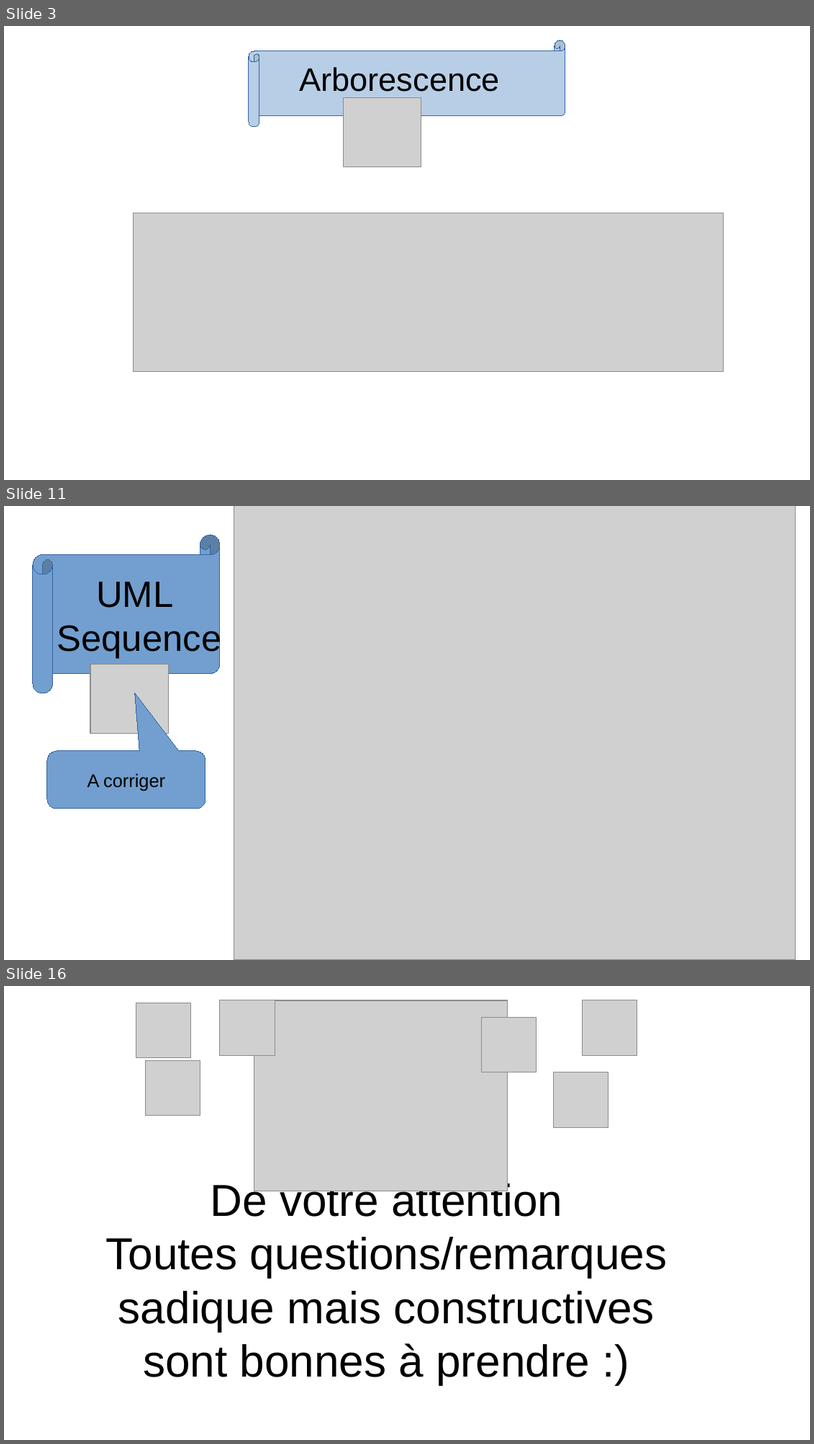
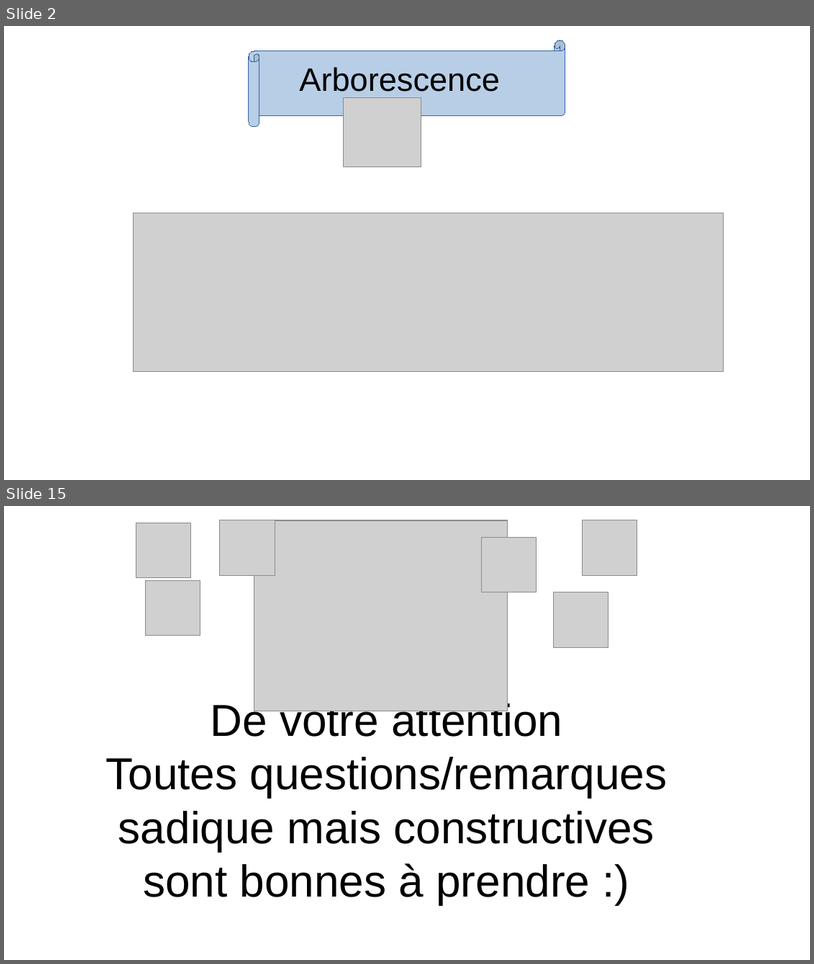
Before and after one commit to theo2b90/git-rea, a slide deck: ORAL.odp. Shown one above the other, each under a label of ours: slides 3, 11 and 16 before the commit, slides 2 and 15 after it; the slides between them are not shown. The pictures are 814x1444 and 814x964 pixels, drawn with LibreOffice and Linux fonts; fonts in the diff are those of the drawing; grey boxes stand for pictures. Boxes give left, top, right and bottom in pixels: in the first picture for what was removed or moved away, otherwise in the second. Text is boxed around its words. In the diff, an @@ line names an element or a change of style, - is before the commit and + after.

```diff
--- a/ORAL.odp
+++ b/ORAL.odp
@@ slide 11 removed at (4, 506, 810, 960), background #FFFFFF @@
@@ picture removed at (234, 506, 797, 960) @@
@@ horizontal scroll removed at (33, 535, 220, 693) @@
@@ title removed at (57, 582, 222, 658) @@
-UML
-Sequence
@@ picture removed at (90, 665, 169, 734) @@
@@ rounded speech box removed at (47, 751, 206, 809) @@
-A corriger
@@ what was slide 3 is now slide 2 @@
@@ what was slide 16 is now slide 15 @@
```
Also in this commit, not shown: 11 slides changed, 2 slides added, 2 other slides removed.
